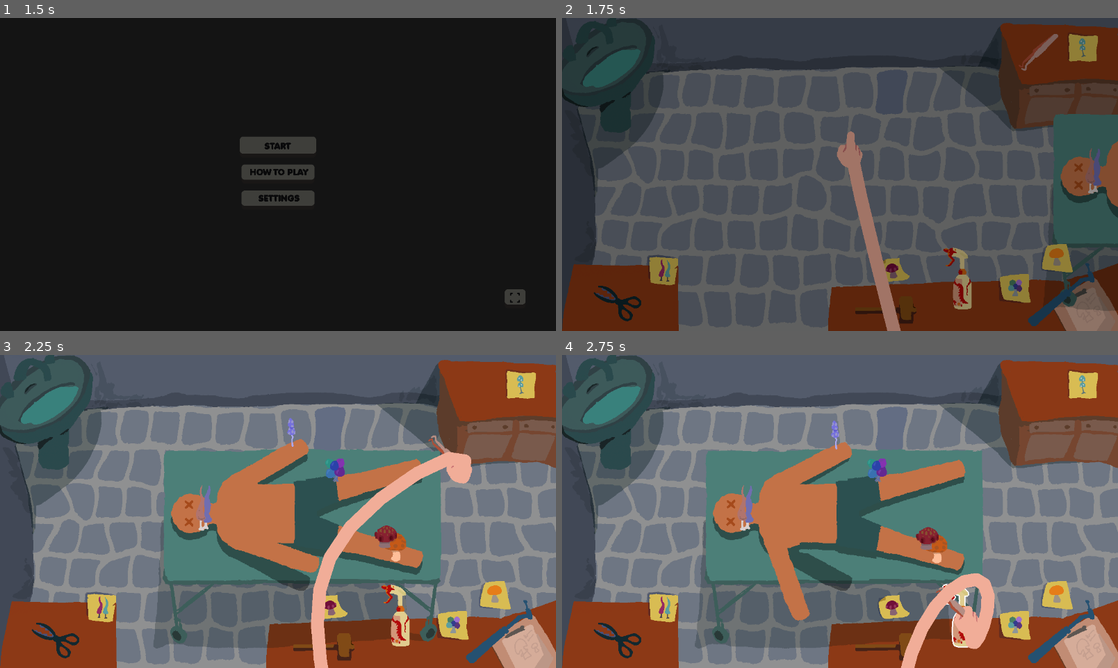
Above: before the commit, frames 1-4 (two rows, left to right).
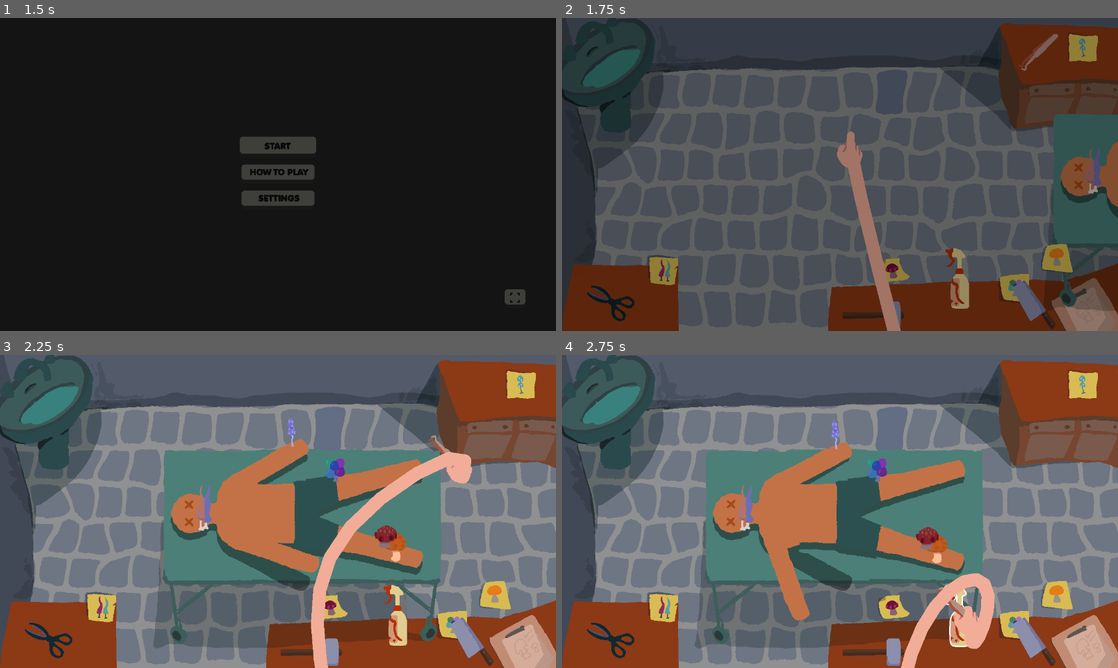
Above: after the commit, the same moments.

Repository: IsaacCerejo/wild-jam-87
Game: Godot game, scene res://scenes/splash_screen_manager/splash_screen_manager.tscn
Same seed, same stepped clock (60 frames per second), same inputs: the game is played once before the commit and once after it. The engine's default icon, where the game draws it, is replaced by a stand-in: a white triangle on a blue panel in a dark square. Sound files missing from this copy of the repository are replaced by a short silence.
Inputs (mouse positions are in pixels of both pictures, inside the frame that each line leads up to):
- Up to frame 1 (1.5 s): tap Enter at 0.5 s; move the mouse to (400, 158) at 0.52 s; click (400, 158) at 0.67 s; click "START" at 1.25 s
- Up to frame 2 (1.75 s): no input
- Up to frame 3 (2.25 s): drag from (478, 389) to (394, 614) at 2.02 s
- Up to frame 4 (2.75 s): no input

Frame 1 is identical in both runs. In frame 2, 1.7% of the frame differs, in the area x 4-96%, y 73-100%; in frame 3, 2.0%; in frame 4, 1.8%.

Commit message:
asset: tool upgrades

Diff:
--- a/scenes/main_game/main_game.tscn
+++ b/scenes/main_game/main_game.tscn
@@ -151,7 +151,7 @@
 size = Vector2(160, 73)
 
 [sub_resource type="RectangleShape2D" id="RectangleShape2D_gxjft"]
-size = Vector2(44.484985, 197.89801)
+size = Vector2(123.13217, 50.195206)
 
 [sub_resource type="Animation" id="Animation_5s8cp"]
 length = 0.001
@@ -283,7 +283,7 @@
 shape = SubResource("RectangleShape2D_kwr1i")
 
 [node name="Tesoura" parent="ToolSelector" instance=ExtResource("7_b4n6q")]
-position = Vector2(128, 656)
+position = Vector2(112, 655)
 type = 2
 
 [node name="Sprite2D" parent="ToolSelector/Tesoura" index="0"]
@@ -295,7 +295,7 @@
 shape = SubResource("RectangleShape2D_fxa2l")
 
 [node name="Hammer" parent="ToolSelector" instance=ExtResource("7_b4n6q")]
-position = Vector2(746, 672)
+position = Vector2(717, 684)
 type = 4
 
 [node name="Sprite2D" parent="ToolSelector/Hammer" index="0"]
@@ -306,14 +306,14 @@
 shape = SubResource("RectangleShape2D_feobv")
 
 [node name="Drill" parent="ToolSelector" instance=ExtResource("7_b4n6q")]
-position = Vector2(1150, 637)
+position = Vector2(1084, 660)
 type = 3
 
 [node name="Sprite2D" parent="ToolSelector/Drill" index="0"]
 texture = ExtResource("14_kwr1i")
 
 [node name="CollisionShape2D" parent="ToolSelector/Drill" index="1"]
-position = Vector2(2.0928955, 2.4766235)
+position = Vector2(2.6916504, 0.21844482)
 rotation = 0.86917394
 shape = SubResource("RectangleShape2D_gxjft")
 
Binary file changed: assets/hand/hand_drill.png
Binary file changed: assets/hand/hand_hammer.png
Binary file changed: assets/tools/drill.png
Binary file changed: assets/tools/tool_hammer.png
Not shown, changed: assets/tools/tool_hammer.png.import
Binary file changed: assets/tools/tool_spray.png
Not shown: 1 places in scenes/main_game/main_game.tscn that only renumber resources
